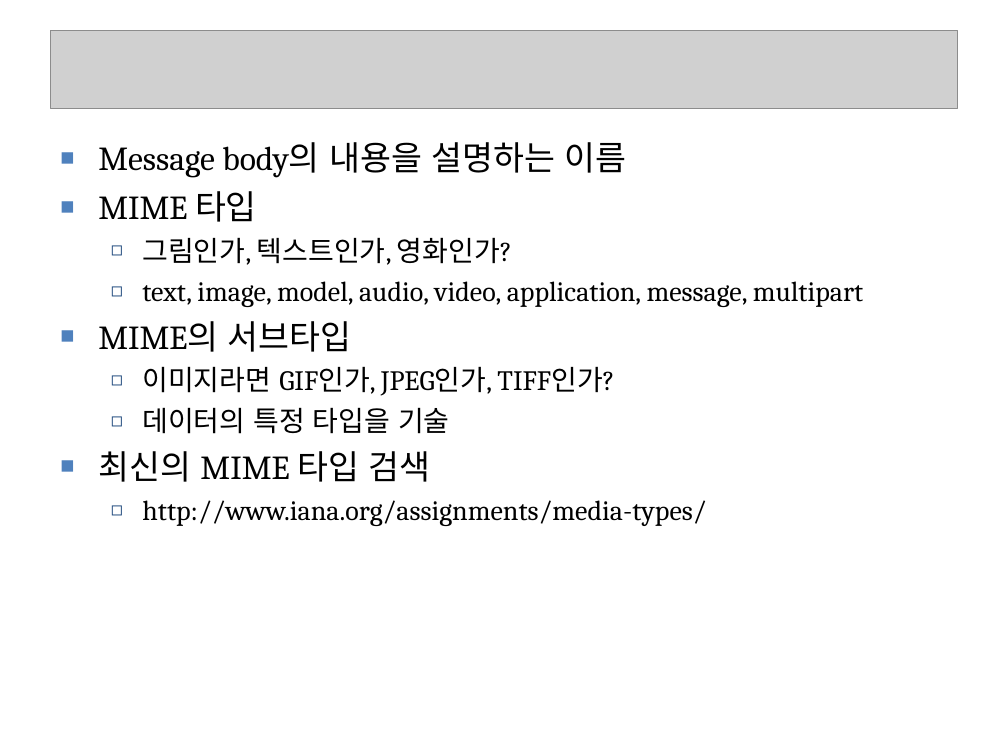
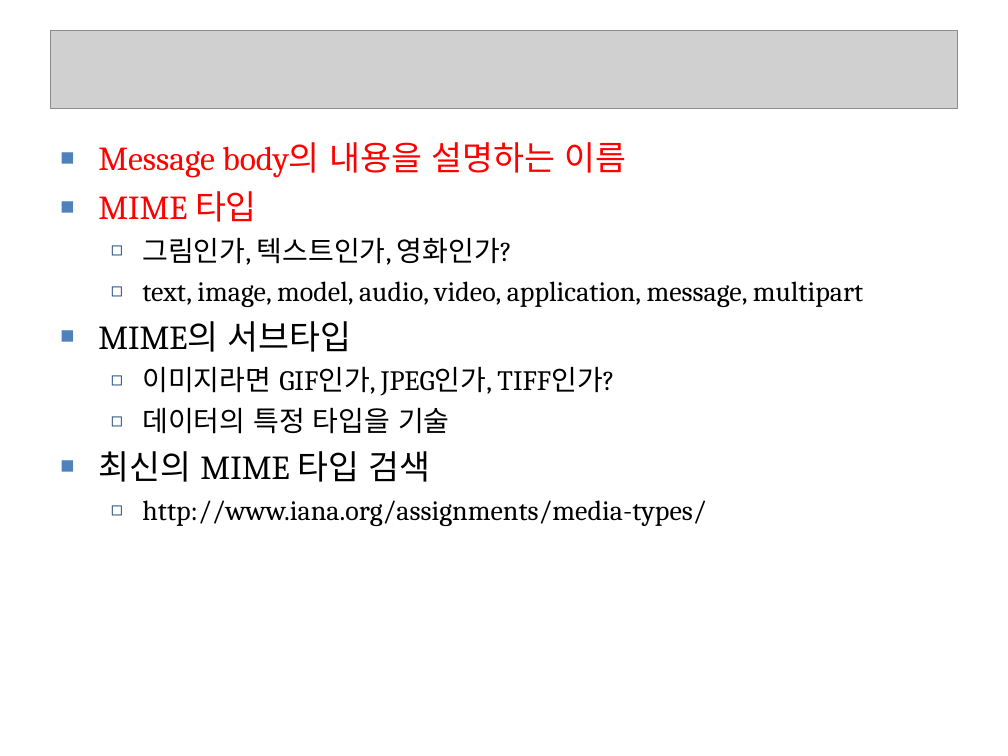
Before and after one commit to seleuchel/javaNetwork, a slide deck: slide 14 of ppt/503_chap06HTTP.ppt (slide 11 before the commit). Drawn at 1008x756 pixels with LibreOffice and Linux fonts; fonts in the diff are those of the drawing; grey boxes stand for pictures; background and template pictures are left out. Boxes give left, top, right and bottom in pixels: in the first picture for what was removed or moved away, otherwise in the second. Text is boxed around its words. In the diff, an @@ line names an element or a change of style, - is before the commit and + after.

```diff
--- a/ppt/503_chap06HTTP.ppt
+++ b/ppt/503_chap06HTTP.ppt
@@ text at [98,142,627,222]: text colour #000000 to #FF0000 in "Message body의 내용을 설명하는 이름", "MIME 타입" @@
```
Also in this commit, not shown: 3 other slides changed, 3 slides added, 21 other files.
